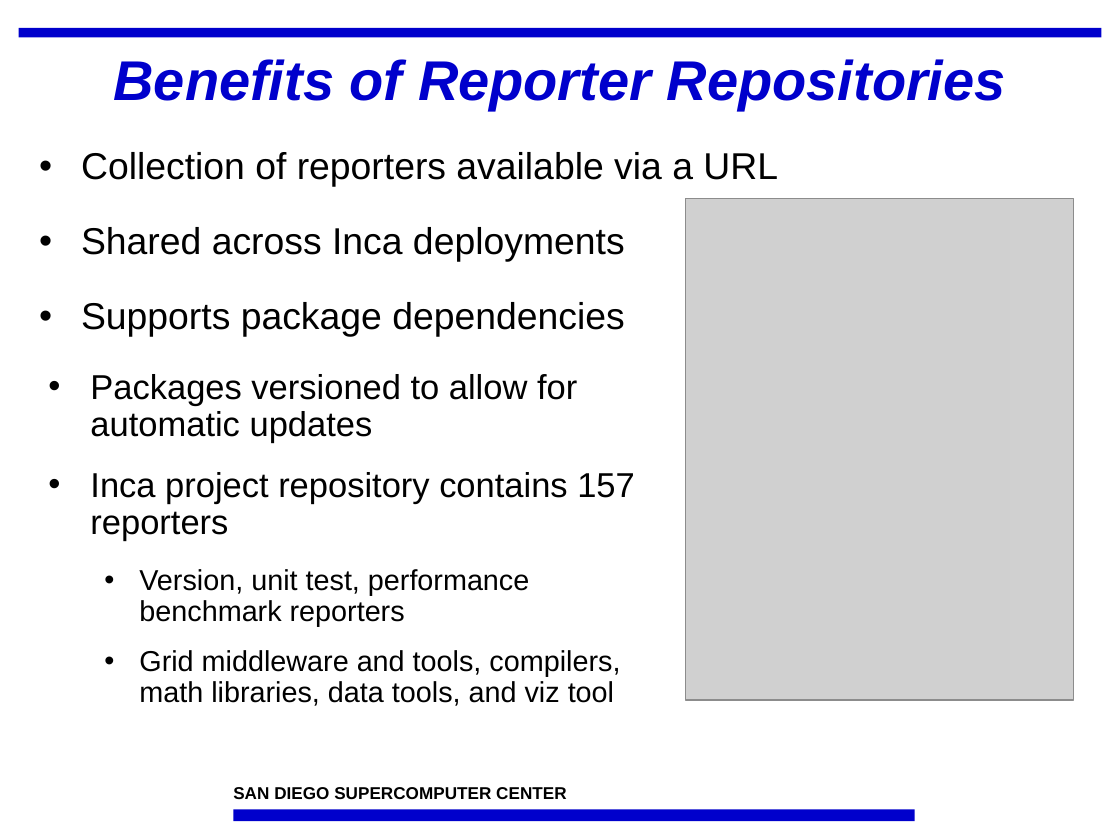
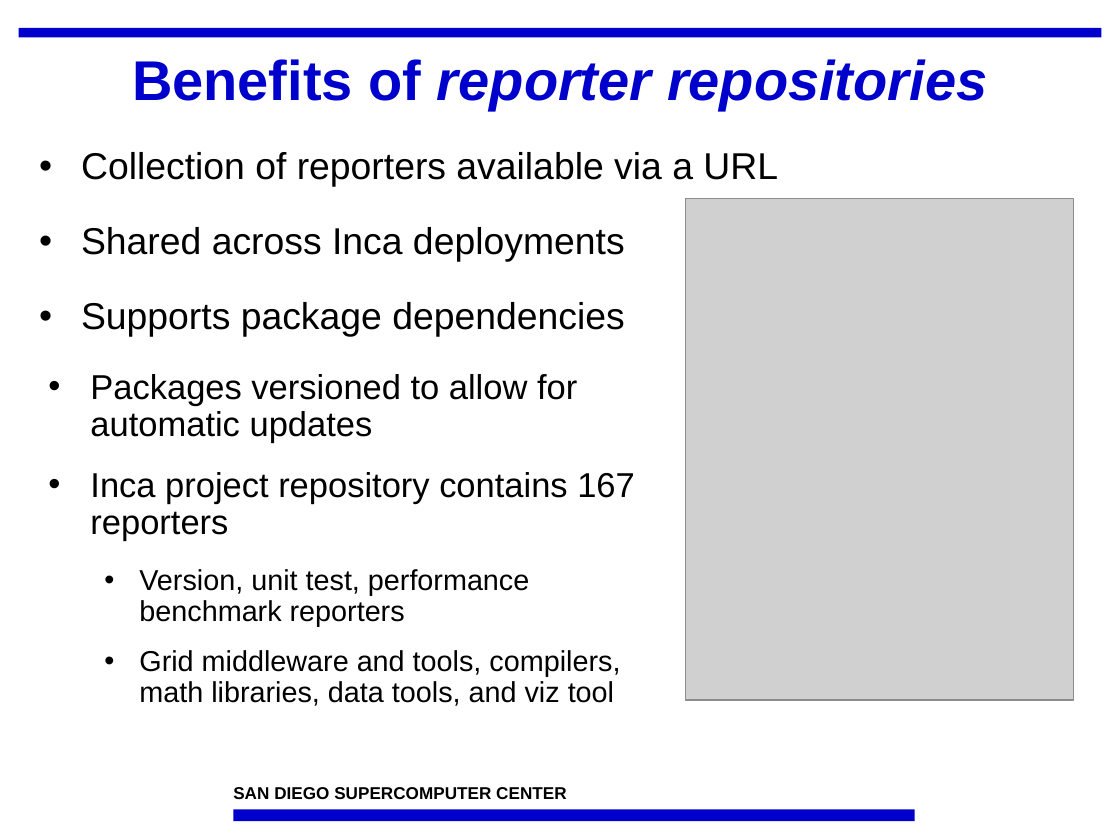
Before and after one commit to IncaProject/inca-xsede, a slide deck: slide 6 of talks/sc07/inca-sc07.ppt. Drawn at 1120x840 pixels with LibreOffice and Linux fonts; fonts in the diff are those of the drawing; grey boxes stand for pictures; background and template pictures are left out. Boxes give left, top, right and bottom in pixels: in the first picture for what was removed or moved away, otherwise in the second. Text is boxed around its words. In the diff, an @@ line names an element or a change of style, - is before the commit and + after.

```diff
--- a/talks/sc07/inca-sc07.ppt
+++ b/talks/sc07/inca-sc07.ppt
@@ title at (132, 59, 987, 110): text changed @@
-Benefits of Reporter Repositories
+Benefits of reporter repositories
@@ text at (90, 472, 635, 541): text changed @@
-• Inca project repository contains 157 reporters
+• Inca project repository contains 167 reporters
```
Also in this commit, not shown: 12 other slides changed.
